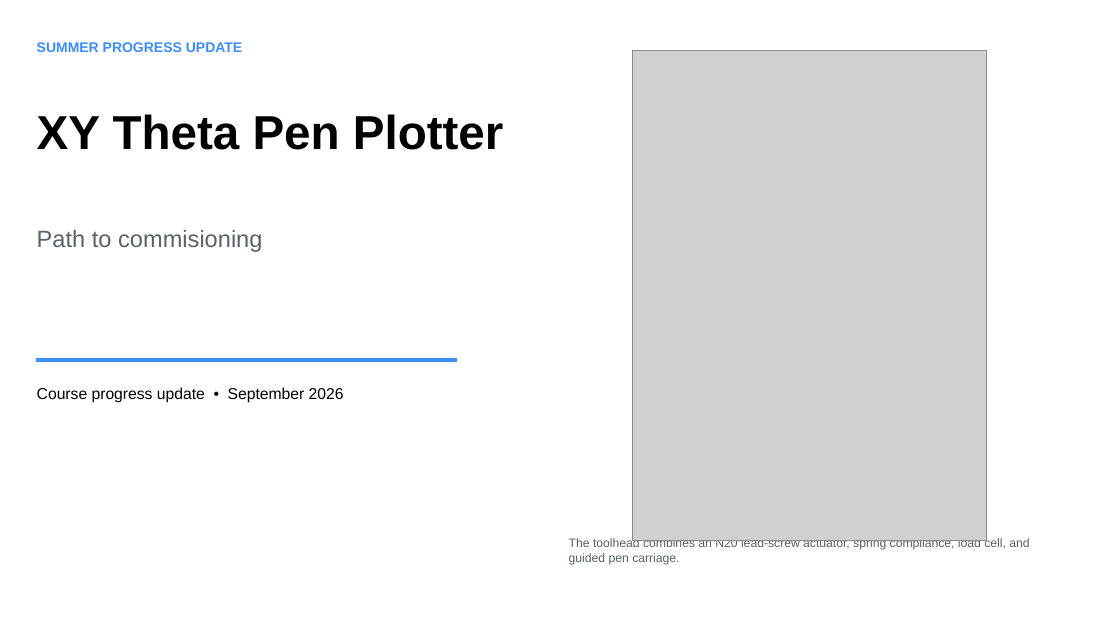
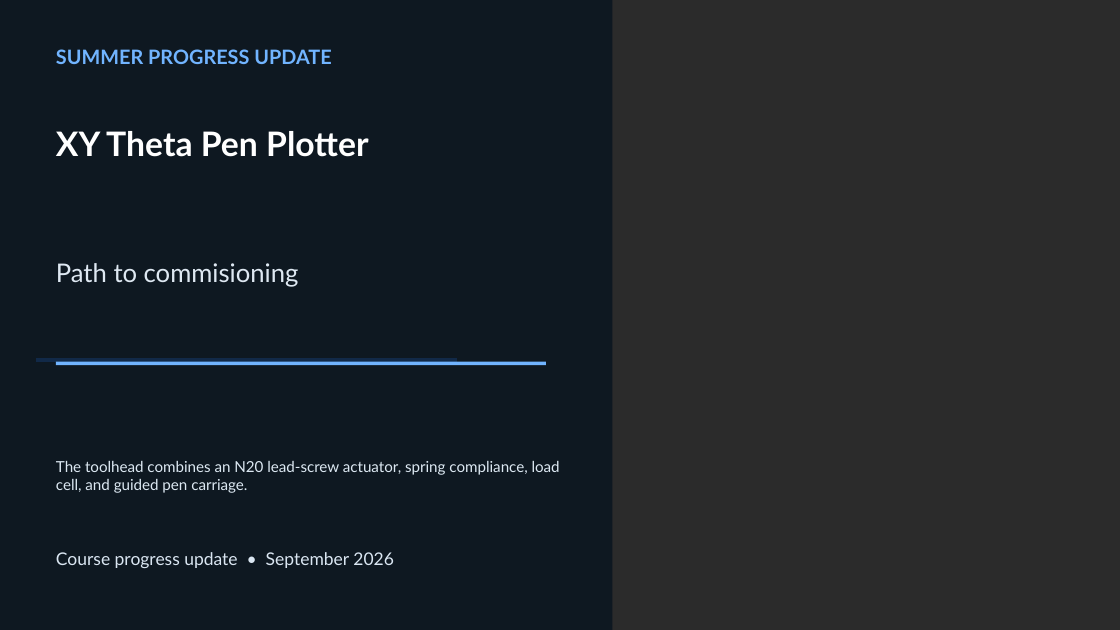
Before and after one commit to kevin-chase-claypool/converter, a slide deck: slide 1 of docs/report/Theta_Pen_Plotter_Summer_Progress_Update.pptx. Drawn at 1120x630 pixels with LibreOffice and Linux fonts; fonts in the diff are those of the drawing; grey boxes stand for pictures; background and template pictures are left out; a plain dark background stands for a picture behind light text. Boxes give left, top, right and bottom in pixels: in the first picture for what was removed or moved away, otherwise in the second. Text is boxed around its words. In the diff, an @@ line names an element or a change of style, - is before the commit and + after.

Commit message:
docs: make opening slide full bleed

```diff
--- a/docs/report/Theta_Pen_Plotter_Summer_Progress_Update.pptx
+++ b/docs/report/Theta_Pen_Plotter_Summer_Progress_Update.pptx
@@ background #FFFFFF to picture (left out) @@
@@ rectangle added at <box>0,0,613,630</box>, fill #081420 at 82% opacity @@
@@ text "SUMMER PROGRESS UPDATE": place and size @@
-text "SUMMER PROGRESS UPDATE" at <box>37,42,242,52</box>
+text "SUMMER PROGRESS UPDATE" at <box>56,49,331,64</box>
@@ text "SUMMER PROGRESS UPDATE" at <box>56,49,331,64</box>: size 12 to 17 pt, font Arial to Lato, text colour #3D8DFF to #71B4FF @@
@@ picture removed at <box>633,50,987,540</box> @@
@@ text "XY Theta Pen Plotter": place and size @@
-text "XY Theta Pen Plotter" at <box>37,114,504,150</box>
+text "XY Theta Pen Plotter" at <box>56,131,368,157</box>
@@ text "XY Theta Pen Plotter" at <box>56,131,368,157</box>: size 40.8 to 28.9 pt, font Arial to Lato, text colour #000000 to #FFFFFF @@
@@ text "Path to commisioning": place and size @@
-text "Path to commisioning" at <box>37,230,262,252</box>
+text "Path to commisioning" at <box>56,263,299,287</box>
@@ text "Path to commisioning" at <box>56,263,299,287</box>: size 20.2 to 22 pt, font Arial to Lato, text colour #59616B to #DEE8F2 @@
@@ rectangle added at <box>56,362,546,365</box>, fill #71B4FF @@
@@ text "The toolhead combines an N20 ...": place and size @@
-text "The toolhead combines an N20 ..." at <box>569,538,1029,565</box>
+text "The toolhead combines an N20 ..." at <box>56,461,560,493</box>
@@ text "The toolhead combines an N20 ..." at <box>56,461,560,493</box>: size 10.5 to 13 pt, font Arial to Lato, text colour #59616B to #DCE8F2 @@
@@ text "Course progress update • September ...": place and size @@
-text "Course progress update • September ..." at <box>37,387,344,403</box>
+text "Course progress update • September ..." at <box>56,552,394,568</box>
@@ text "Course progress update • September ..." at <box>56,552,394,568</box>: size 13.5 to 15 pt, font Arial to Lato, text colour #000000 to #DAE6F2 @@
```
Also in this commit, not shown: 6 other files.
